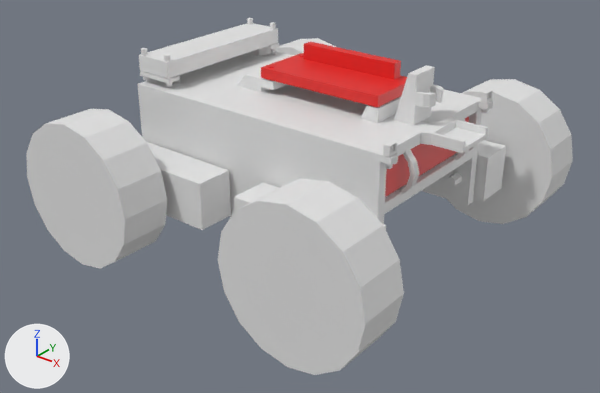
A saved change to the Blender file ruminative-panda-prints/Overview.blend.
Both versions are drawn from a 50 mm camera at (0.232, -0.295, 0.129) aimed at (0.005, -0.011, -0.047). Arrows for +X, +Y and +Z are at lower left; the lights stay in place.

Names of what the first picture shows: 'Base', 'Battery reference', 'Control + camera tower', 'LED Mount', 'Motor Control Reference', 'Raspberry reference', 'Wheel reference'.
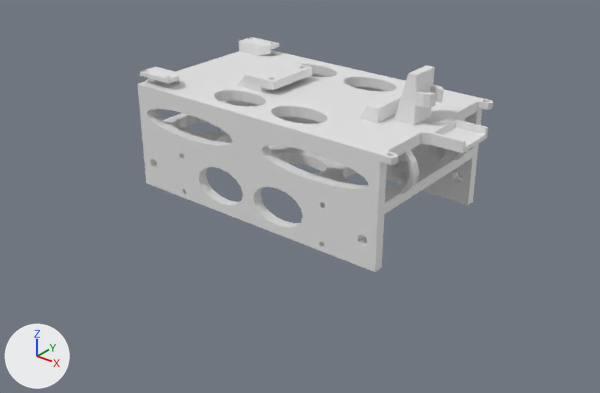
Commit message: prep model with modifiers

ob_material_saving_holes is not drawn itself; it is used by a modifier of ob_base.

Where the change shows, as pixel boxes (x1, y1, x2, y2) in the pictures (600 x 393 px):
'Wheel reference', hidden
    before: (27, 38, 573, 375)
'Base', modifiers changed, reshaped
    before: (138, 43, 493, 224)
    after: (138, 37, 493, 272)
'Raspberry reference', hidden (red)
    before: (261, 42, 407, 107)
'Motor Control Reference', hidden
    before: (139, 18, 278, 87)
'Control + camera tower', hidden
    before: (394, 65, 443, 125)
'Battery reference', hidden
    before: (385, 116, 469, 197)
'LED Mount', hidden
    before: (383, 89, 493, 169)
'Raspberry Screw Hole Reference', hidden
    before: (268, 54, 304, 90)

Patch to the scene script:
```diff
--- a/ruminative-panda-prints/Overview.blend.py
+++ b/ruminative-panda-prints/Overview.blend.py
@@ me_cube_007 @@
+me_cube_007.from_pydata(...)  # 160 vertices, 90 faces; spans x -0.0654..-0.0032, y -0.0495..-0.0008, z -0.0547..0.0043
@@ ob_raspberry_reference @@
 ob_raspberry_reference.location = (0.0176, 0.0, 0.0122)
+ob_raspberry_reference.hide_set(True)
@@ ob_battery_reference @@
 ob_battery_reference.location = (0.0, 0.0, -0.0116)
+ob_battery_reference.hide_set(True)
@@ ob_base @@
 _m = ob_base.modifiers.new('Mirror', 'MIRROR')
 _m.use_clip = True
+_m = ob_base.modifiers.new('Boolean', 'BOOLEAN')
+_m.object = ob_control___camera_tower
+_m.operation = 'UNION'
+_m.solver = 'FLOAT'
+_m = ob_base.modifiers.new('Boolean.001', 'BOOLEAN')
+_m.object = ob_raspberry_screw_hole_reference
+_m.solver = 'FLOAT'
+_m = ob_base.modifiers.new('Boolean.002', 'BOOLEAN')
+_m.object = ob_wheel_reference
+_m.solver = 'FLOAT'
+_m = ob_base.modifiers.new('Boolean.003', 'BOOLEAN')
+_m.object = ob_motor_control_reference
+_m.solver = 'FLOAT'
+_m = ob_base.modifiers.new('Boolean.004', 'BOOLEAN')
+_m.object = ob_material_saving_holes
+_m.solver = 'FLOAT'
@@ ob_wheel_reference @@
 _m = ob_wheel_reference.modifiers.new('Mirror.001', 'MIRROR')
 _m.mirror_object = ob_wheel_anchor
+ob_wheel_reference.hide_set(True)
@@ ob_control___camera_tower @@
 _m = ob_control___camera_tower.modifiers.new('Mirror', 'MIRROR')
 _m.use_axis = (False, True, False)
+ob_control___camera_tower.hide_set(True)
@@ ob_motor_control_reference @@
 _m = ob_motor_control_reference.modifiers.new('Mirror', 'MIRROR')
 _m.use_axis = (True, True, False)
+ob_motor_control_reference.hide_set(True)
@@ ob_led_mount @@
 _m = ob_led_mount.modifiers.new('Mirror', 'MIRROR')
 _m.use_clip = True
+ob_led_mount.hide_set(True)
@@ ob_raspberry_screw_hole_reference @@
 _m = ob_raspberry_screw_hole_reference.modifiers.new('Mirror', 'MIRROR')
 _m.use_axis = (False, True, False)
+ob_raspberry_screw_hole_reference.hide_set(True)
@@ ob_material_saving_holes @@
+ob_material_saving_holes = bpy.data.objects.new('Material-Saving Holes', me_cube_007)
+ob_material_saving_holes.location = (0.0, 0.0, 0.0)
+_m = ob_material_saving_holes.modifiers.new('Mirror', 'MIRROR')
+_m.use_axis = (True, True, False)
+ob_material_saving_holes.hide_set(True)
```
